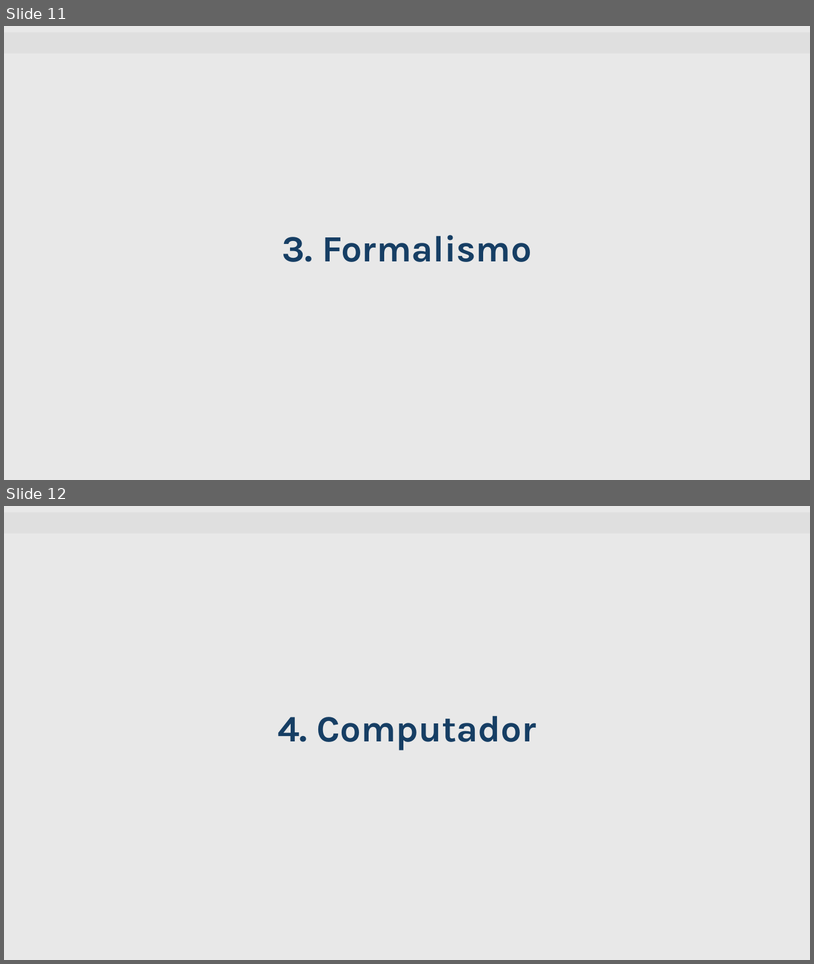
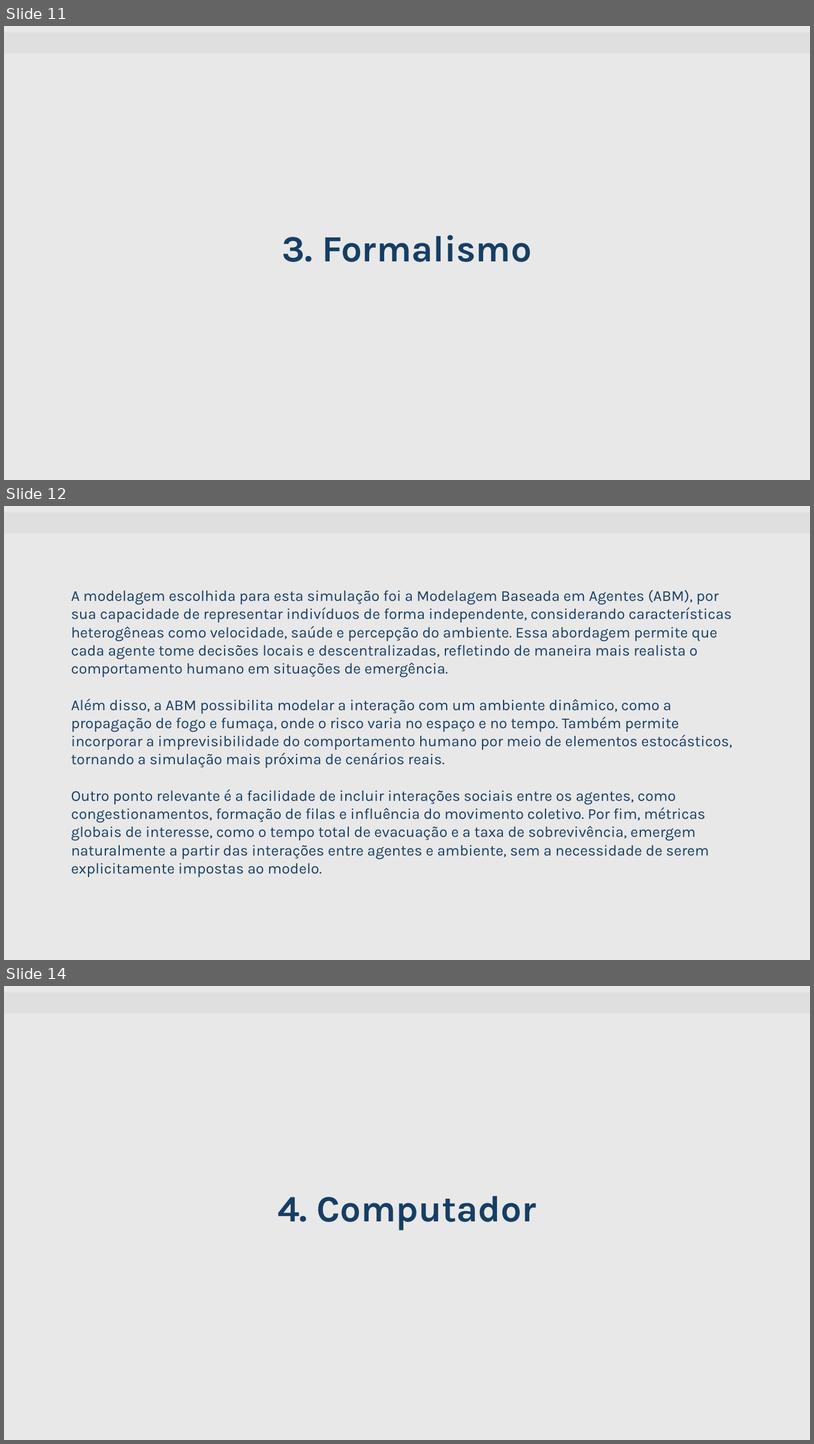
Before and after one commit to mattedi/Simulacao-2026, a slide deck: SarahDeBarcelosFreitas/Template_Semnario_Grupo_Sarah_2.pptx. Shown one above the other, each under a label of ours: slides 11 and 12 before the commit, slides 11, 12 and 14 after it; the slides between them are not shown. The pictures are 814x964 and 814x1444 pixels, drawn with LibreOffice and Linux fonts; fonts in the diff are those of the drawing; background and template pictures are left out. Boxes give left, top, right and bottom in pixels: in the first picture for what was removed or moved away, otherwise in the second. Text is boxed around its words. In the diff, an @@ line names an element or a change of style, - is before the commit and + after.

Commit message:
Add files via upload
Formalismo

```diff
--- a/SarahDeBarcelosFreitas/Template_Semnario_Grupo_Sarah_2.pptx
+++ b/SarahDeBarcelosFreitas/Template_Semnario_Grupo_Sarah_2.pptx
@@ slide 12 added at <box>4,506,810,960</box>, background #E8E8E8; not listed: 1 template element that a slide beside it also shows @@
@@ text added at <box>71,590,733,877</box>, 18 pt, text #163E64 @@
+A modelagem escolhida para esta simulação foi a Modelagem Baseada em Agentes (ABM), por sua capacidade de representar indivíduos de forma independente, considerando características heterogêneas como velocidade, saúde e percepção do ambiente. Essa abordagem permite que cada agente tome decisões locais e descentralizadas, refletindo de maneira mais realista o comportamento humano em situações de emergência.
+Além disso, a ABM possibilita modelar a interação com um ambiente dinâmico, como a propagação de fogo e fumaça, onde o risco varia no espaço e no tempo. Também permite incorporar a imprevisibilidade do comportamento humano por meio de elementos estocásticos, tornando a simulação mais próxima de cenários reais.
+Outro ponto relevante é a facilidade de incluir interações sociais entre os agentes, como congestionamentos, formação de filas e influência do movimento coletivo. Por fim, métricas globais de interesse, como o tempo total de evacuação e a taxa de sobrevivência, emergem naturalmente a partir das interações entre agentes e ambiente, sem a necessidade de serem explicitamente impostas ao modelo.
@@ what was slide 12 is now slide 14 @@
```
Also in this commit, not shown: 1 other slide added.
